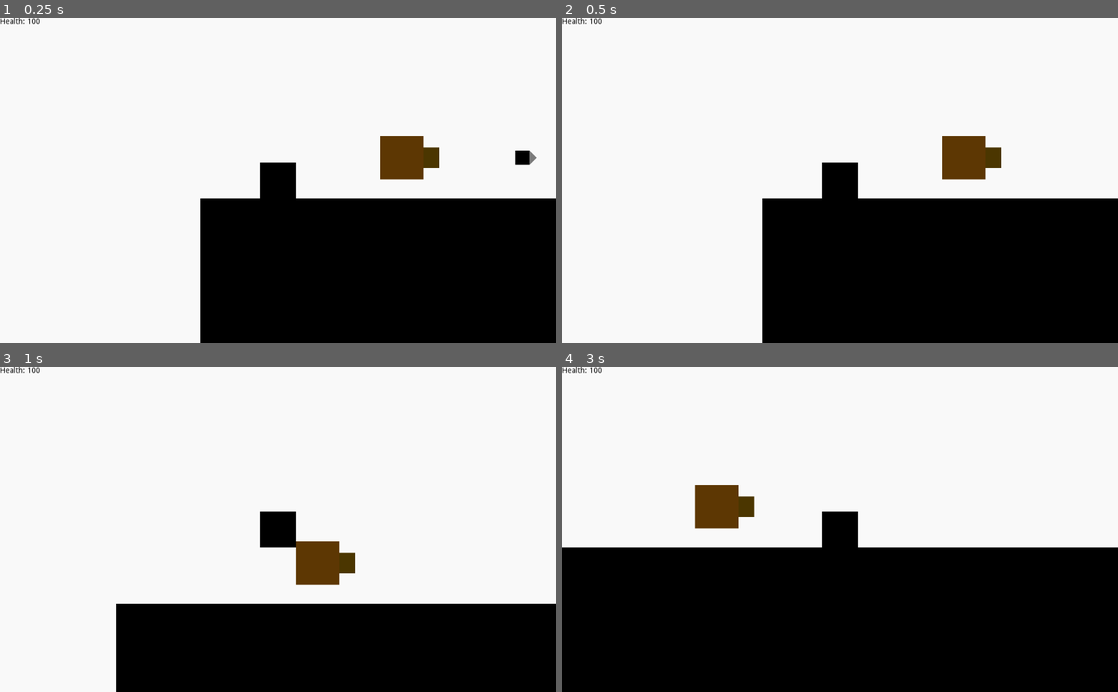
Above: before the commit, frames 1-4 (two rows, left to right).
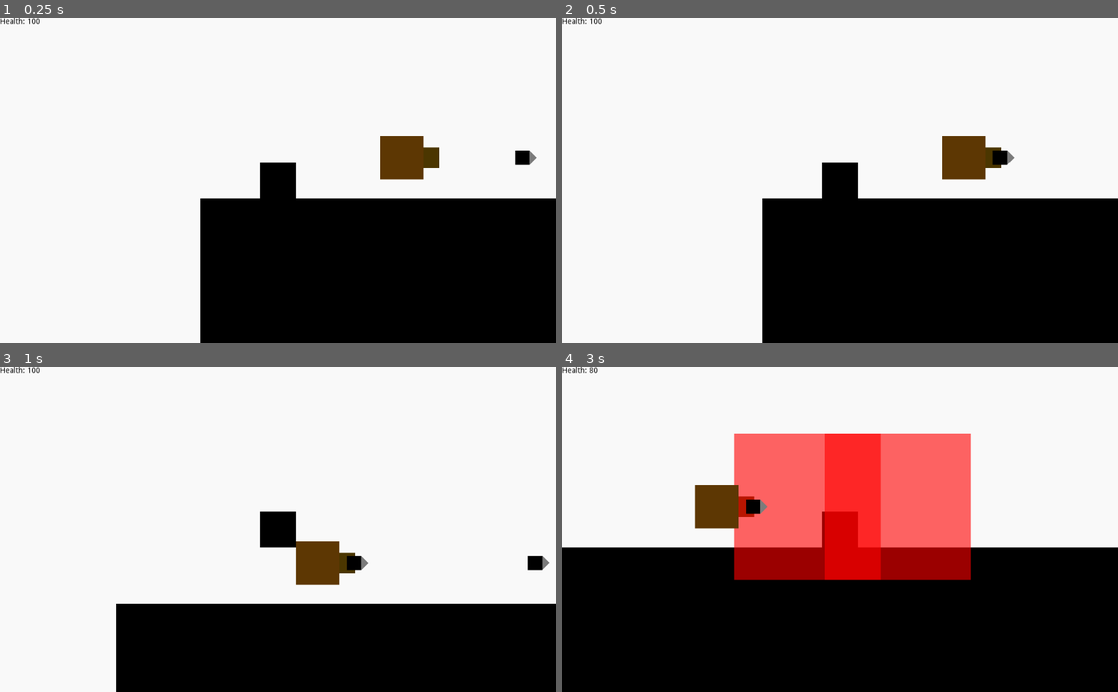
Above: after the commit, the same moments.

Repository: RavenJFelix/Square
Game: Godot game, scene res://testLevel/test.tscn
Two runs of this game, one before a commit and one after it. Both use one fixed random seed, a clock stepped at 60 frames per second and the inputs below. This scene is started directly instead of the project's main scene.
Inputs:
- Up to frame 1 (0.25 s): no input
- Up to frame 2 (0.5 s): no input
- Up to frame 3 (1 s): hold Right (ui_right) from 0.53 s (still down); tap Up (ui_up) at 0.77 s
- Up to frame 4 (3 s): tap Up (ui_up) at 1.52 s; release Right (ui_right) at 2.03 s; hold Left (ui_left) 2.03-2.78 s; hold Right (ui_right) from 2.78 s (still down)

Frame 1 is identical in both runs. In frame 2, 0.2% of the frame differs, in the area x 77-82%, y 40-46%; in frame 3, 0.3%; in frame 4, 19%, in the area x 5-74%, y 0-66%.

Commit message:
Add timeouts

Diff:
--- a/entity/npc/enemies/missile/missile.gd
+++ b/entity/npc/enemies/missile/missile.gd
@@ -1,14 +1,15 @@
 extends KinematicBody2D
 var explosion = load("res://effects/simple-explosion/simple-explosion.tscn")
 var vel = Vector2()
-var start_speed = 100
-var timeout = 10
+export var start_speed = 100
+export var timeout = 10
 # Declare member variables here. Examples:
 # var a = 2
 # var b = "text"
 var target
 # Called when the node enters the scene tree for the first time.
 func _ready():
+	$Timer.start(timeout)
 	vel = Vector2(0, -start_speed).rotated(rotation)
 
 func _physics_process(delta):
@@ -25,3 +26,7 @@
 
 func _on_Area2D_body_entered(body):
 	_explode()
+
+
+func _on_Timer_timeout():
+	_explode()
--- a/entity/npc/enemies/missile/missile.tscn
+++ b/entity/npc/enemies/missile/missile.tscn
@@ -20,4 +20,7 @@
 rotation = -3.14159
 color = Color( 0.482353, 0.482353, 0.482353, 1 )
 polygon = PoolVector2Array( -9.60176, 10.3083, 0, 20, 10, 10, -10, 10 )
+
+[node name="Timer" type="Timer" parent="."]
 [connection signal="body_entered" from="Area2D" to="." method="_on_Area2D_body_entered"]
+[connection signal="timeout" from="Timer" to="." method="_on_Timer_timeout"]
--- a/map/hazard/missile-shooter/missile-shooter.gd
+++ b/map/hazard/missile-shooter/missile-shooter.gd
@@ -4,7 +4,7 @@
 # Declare member variables here. Examples:
 # var a = 2
 # var b = "text"
-export var shoot_interval = 10
+export var shoot_interval = 0.5
 export var missile_speed = 500
 var active = true
 # Called when the node enters the scene tree for the first time.
@@ -25,3 +25,8 @@
 	# Called every frame. 'delta' is the elapsed time since the previous frame.
 #func _process(delta):
 #	pass
+
+
+func _on_Timer_timeout():
+	_shoot()
+	$Timer.start(shoot_interval)
--- a/map/hazard/missile-shooter/missile-shooter.tscn
+++ b/map/hazard/missile-shooter/missile-shooter.tscn
@@ -27,3 +27,4 @@
 rotation = 1.5708
 
 [node name="Timer" type="Timer" parent="."]
+[connection signal="timeout" from="Timer" to="." method="_on_Timer_timeout"]
